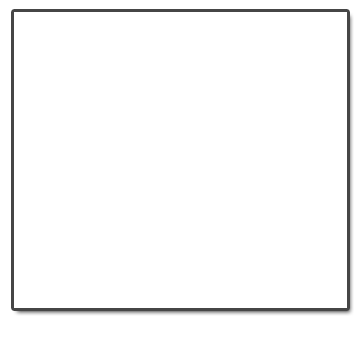
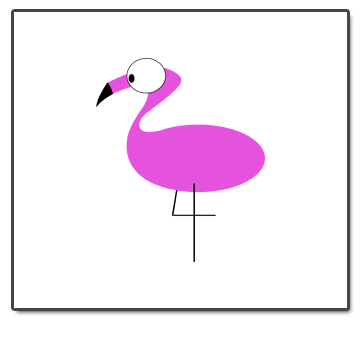
The second 364 × 337 image is a revision of the first. Changes to its layers:
added layer "Layer 2" above "Shape 1" over left=96, top=58, right=265, bottom=262
